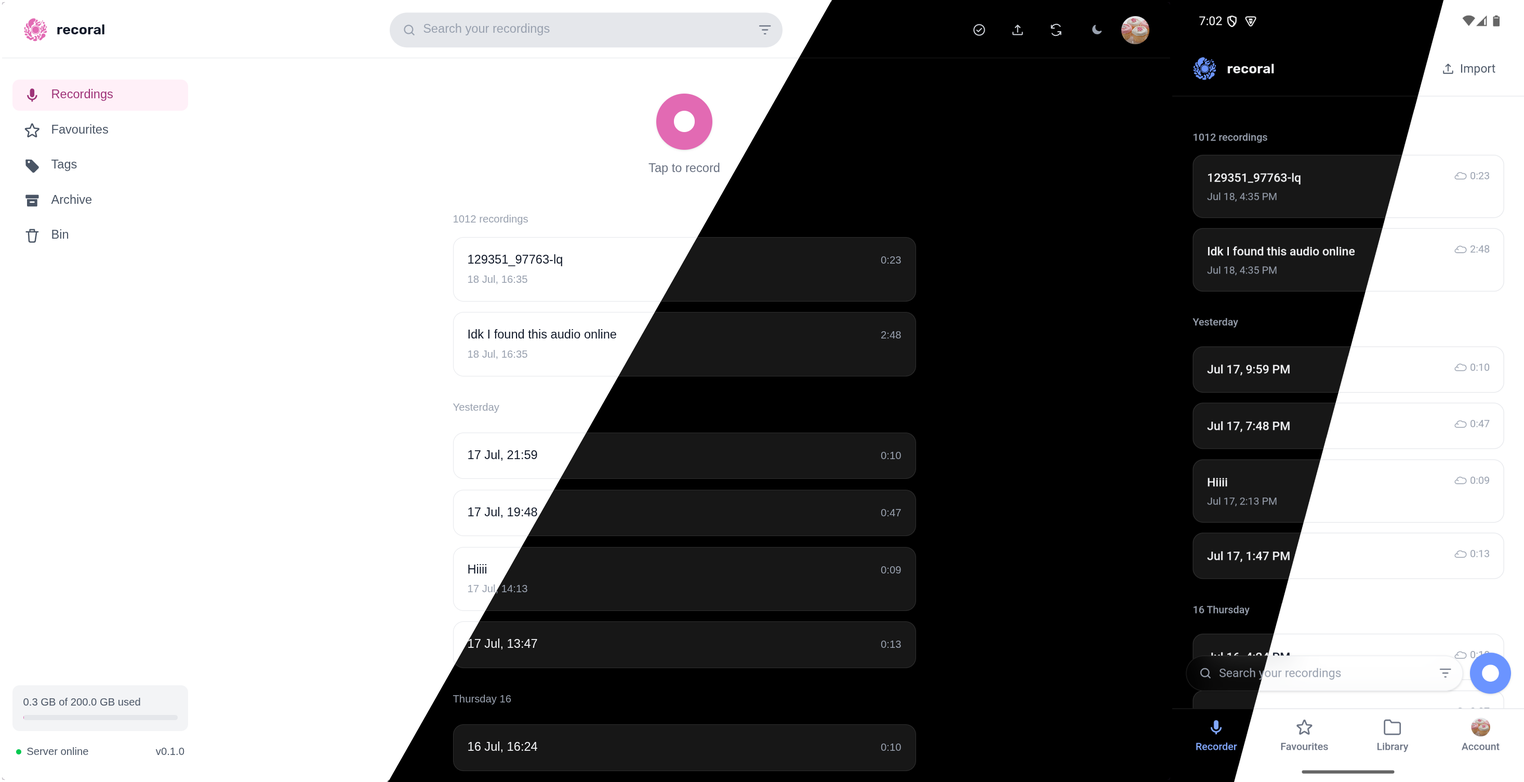
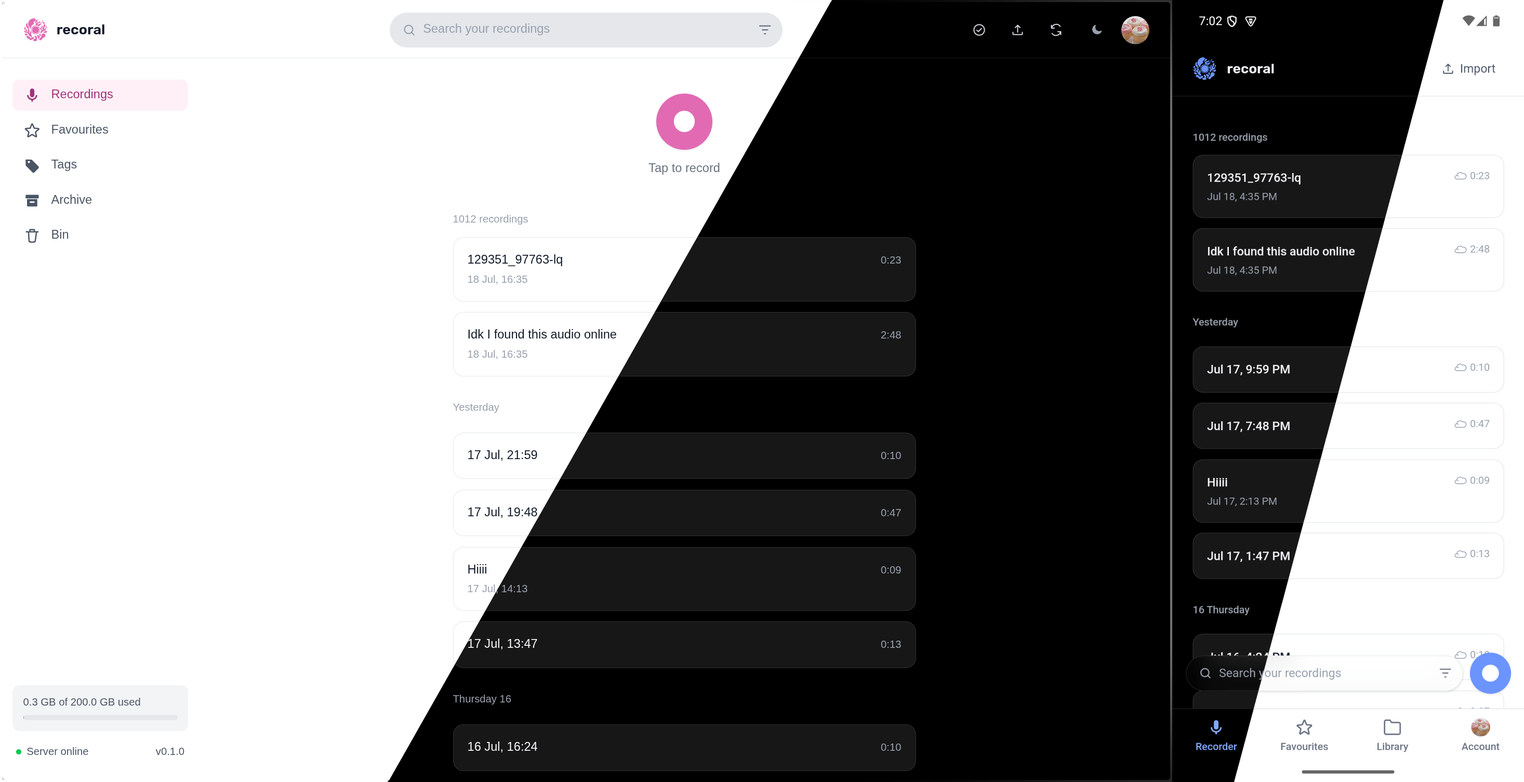
Layer changes from the first 1524×782 image to the second:
added layer "Layer 4" above "Layer 1" over [853, 0, 1173, 782]
